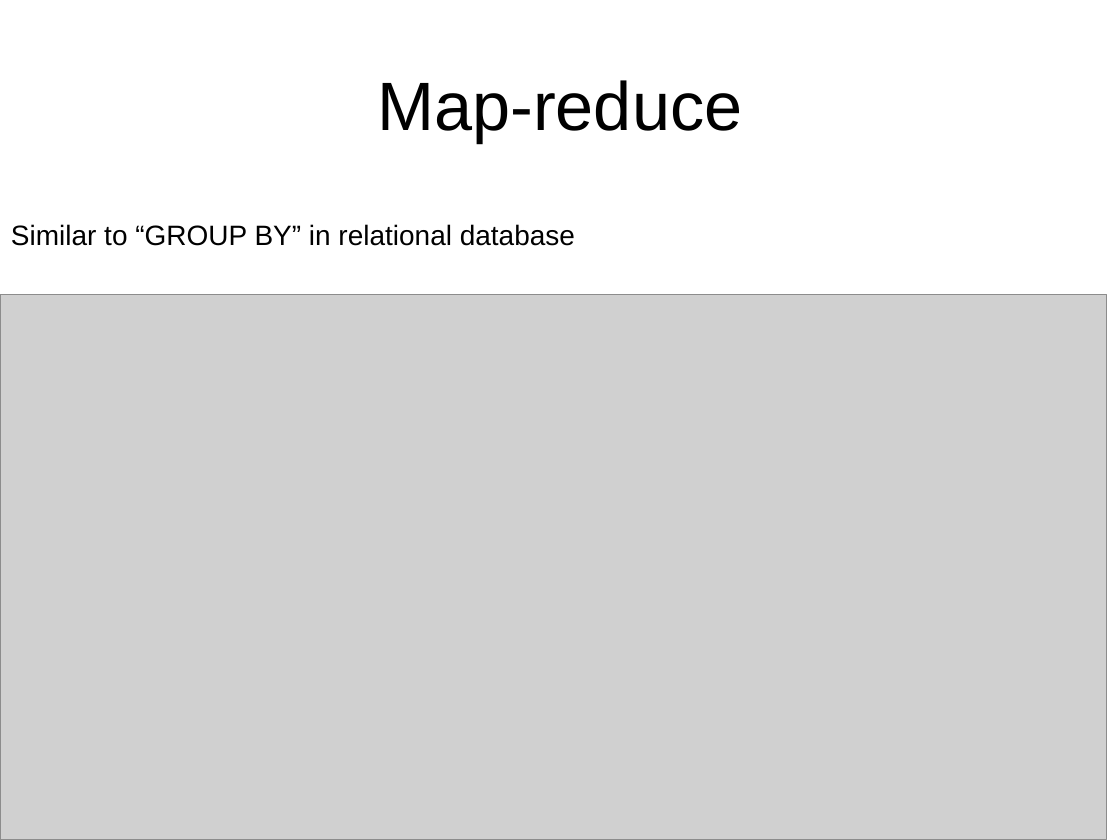
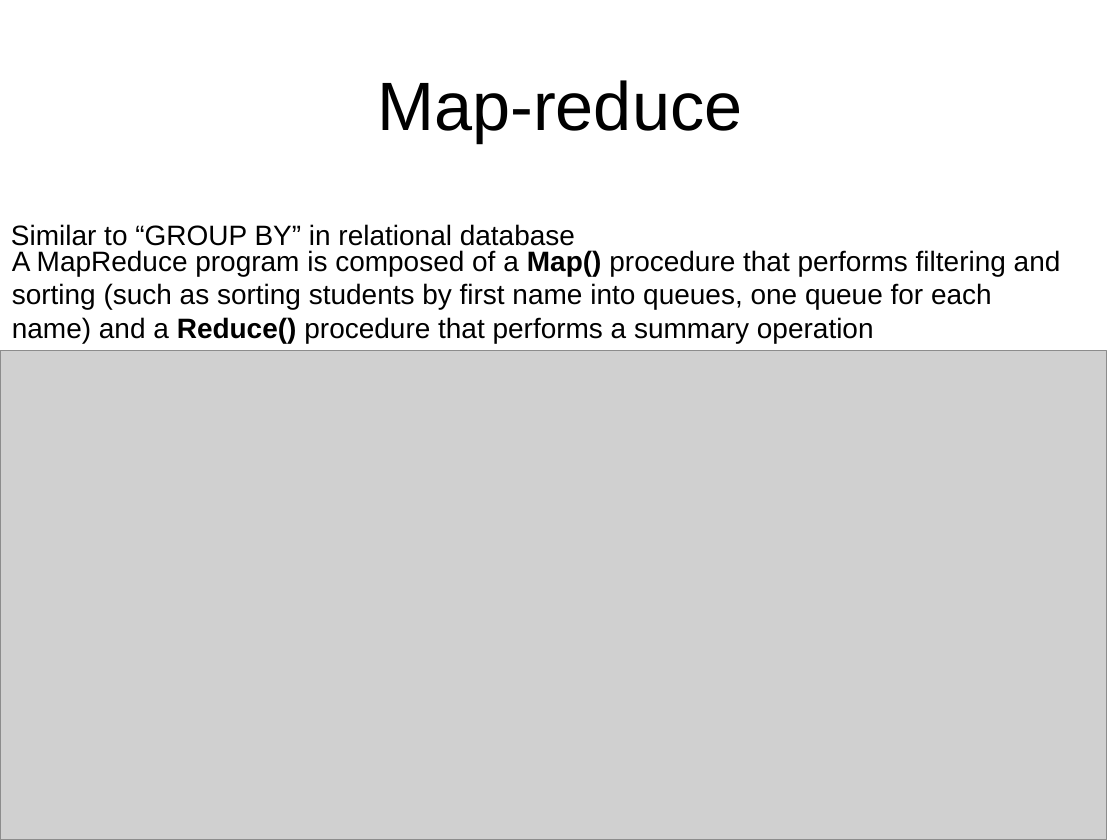
Before and after one commit to karolQ/advanced_database, a slide deck: slide 17 of 2757.ppt. Drawn at 1120x840 pixels with LibreOffice and Linux fonts; fonts in the diff are those of the drawing; grey boxes stand for pictures; background and template pictures are left out. Boxes give left, top, right and bottom in pixels: in the first picture for what was removed or moved away, otherwise in the second. Text is boxed around its words. In the diff, an @@ line names an element or a change of style, - is before the commit and + after.

```diff
--- a/2757.ppt
+++ b/2757.ppt
@@ text added at (12,250,1061,343), 18 pt, text #000000 @@
+A MapReduce program is composed of a Map() procedure that performs filtering and sorting (such as sorting students by first name into queues, one queue for each name) and a Reduce() procedure that performs a summary operation
@@ picture: place and size @@
-picture at (0,295,1107,840)
+picture at (0,351,1107,840)
```
Also in this commit, not shown: 1 other slide changed, 3 other files.
